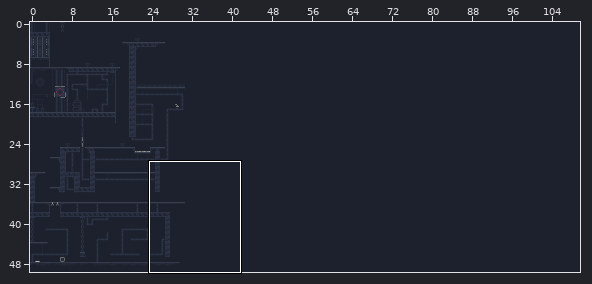
Two versions of a level (Tiled map, Output/Assets/Maps/NEW_Level_1.tmx). Above, an overview of the earlier version with the close-up marked.
Close-up. Before:
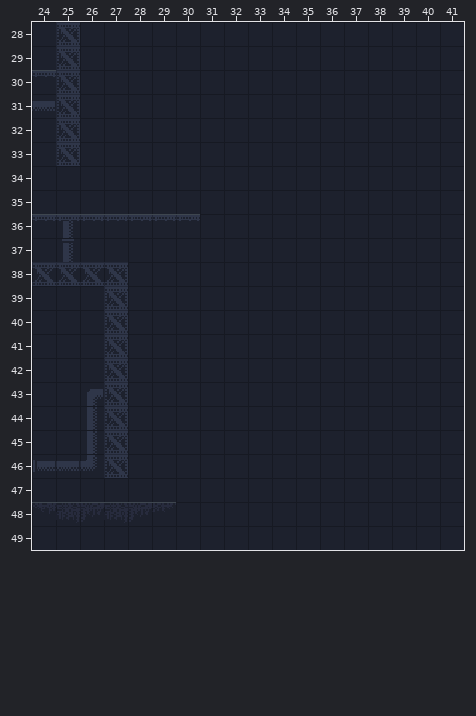
Cells are 16x16 px. Shown: x 24..41, y 28..49. The commit also changed other parts of the map, which this record leaves out.
Now the later version:
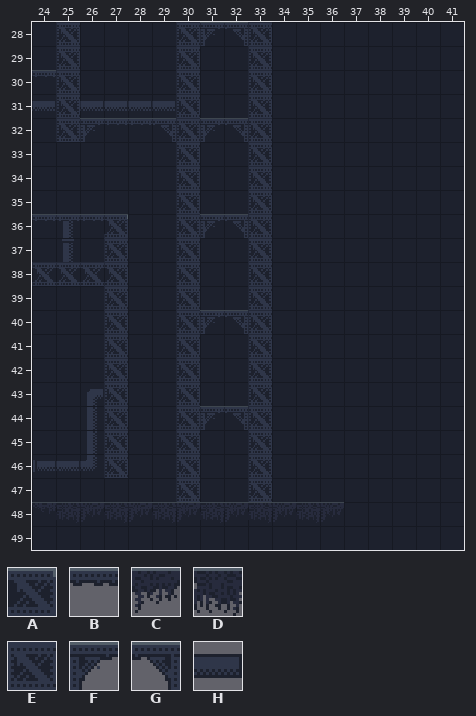
Key: from "industrial_v2": A 15, B 18, C 40, D 41, E 53, F 152, G 153, H 236.
_ is an empty cell, . an unchanged one.
Commit: Created PlayerInteract Collider to check Triggers Modified map
The exact change:
--- layer "Player Plane"
@@ x 25..36 @@
-28 .....____...
-29 ....._.._...
-30 ....._.._...
-31 ._____.._...
-32 .________...
-33 E...._.._...
-34 ....._.._...
-35 ....._.._...
-36 ..BBBB___...
-37 .._.._.._...
-38 ....._.._...
-39 ....._.._...
-40 .....____...
-41 ....._.._...
-42 ....._.._...
-43 ....._.._...
-44 .....____...
-45 ....._.._...
-46 ....._.._...
-47 ....._.._...
-48 ....._______
+28 .....EFGE...
+29 .....E..E...
+30 .....E..E...
+31 .HHHHE..E...
+32 .FBBGEFGE...
+33 _....E..E...
+34 .....E..E...
+35 .....E..E...
+36 ..A__EFGE...
+37 ..E..E..E...
+38 .....E..E...
+39 .....E..E...
+40 .....EFGE...
+41 .....E..E...
+42 .....E..E...
+43 .....E..E...
+44 .....EFGE...
+45 .....E..E...
+46 .....E..E...
+47 .....E..E...
+48 .....CDCDCDC
